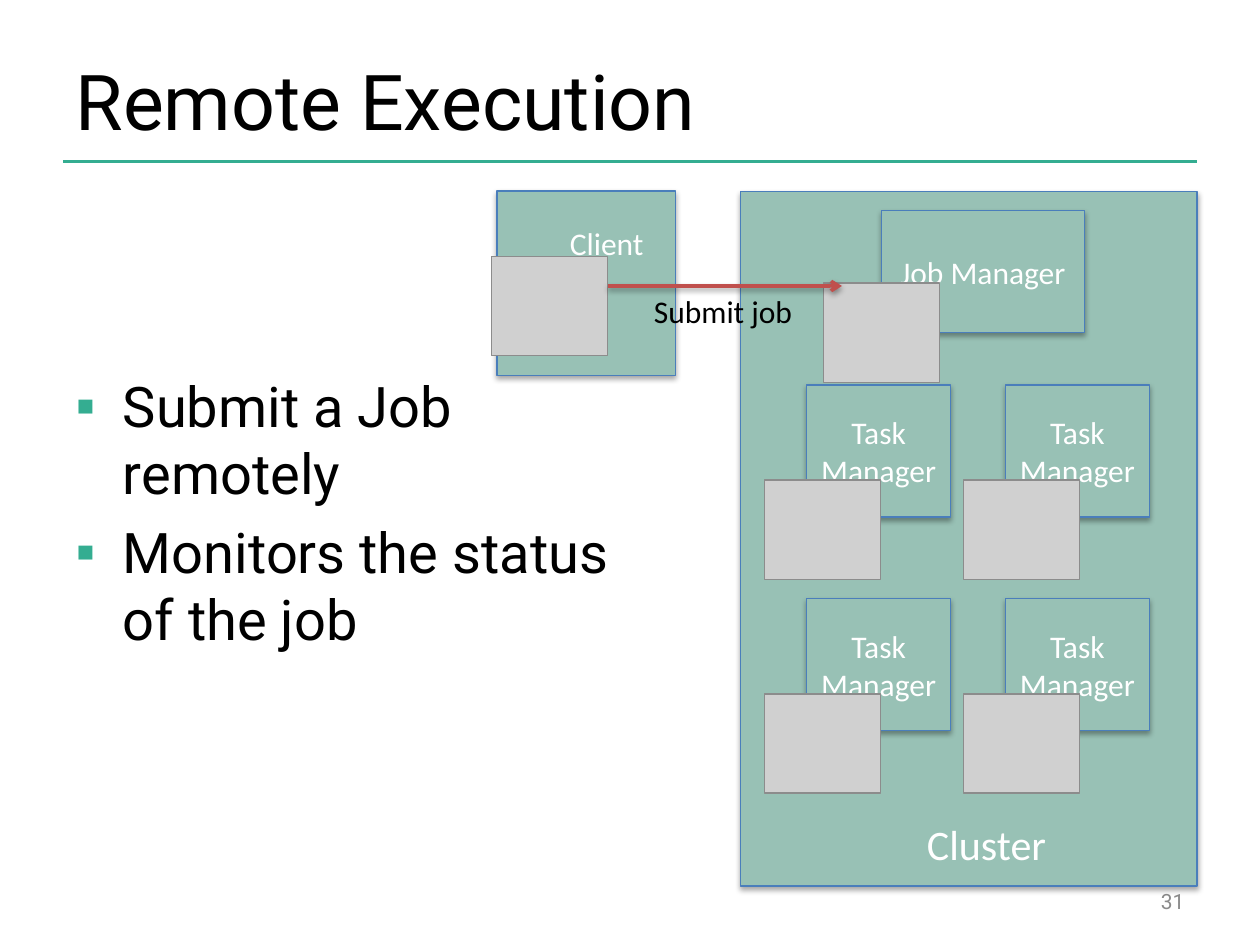
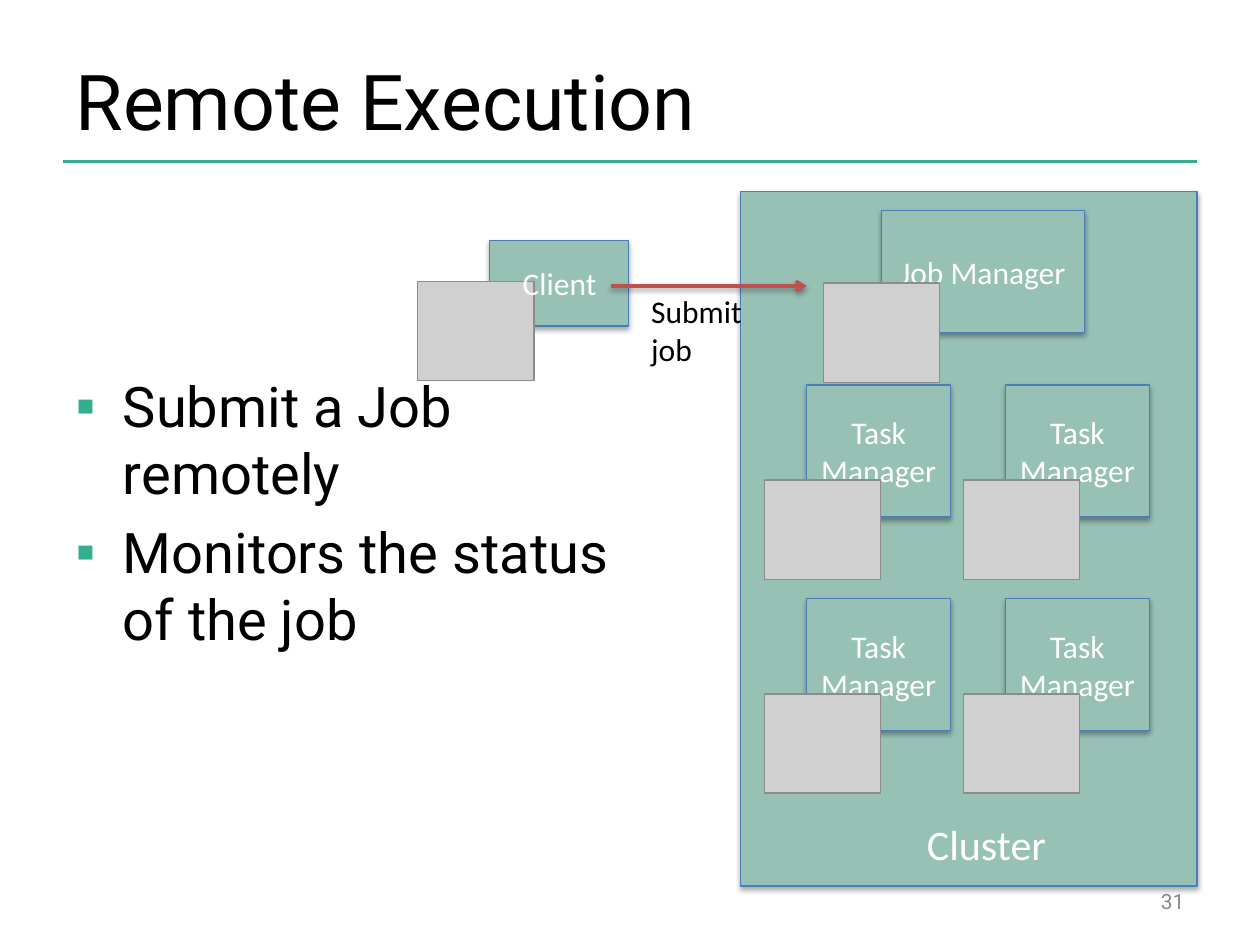
Before and after one commit to dataArtisans/flink-training-web, a slide deck: slide 31 of slides/flink_overview.pptx. Drawn at 1260x945 pixels with LibreOffice and Linux fonts; fonts in the diff are those of the drawing; grey boxes stand for pictures; background and template pictures are left out. Boxes give left, top, right and bottom in pixels: in the first picture for what was removed or moved away, otherwise in the second. Text is boxed around its words. In the diff, an @@ line names an element or a change of style, - is before the commit and + after.

Commit message:
slides: add requested pictures for client and job master

```diff
--- a/slides/flink_overview.pptx
+++ b/slides/flink_overview.pptx
@@ rectangle: place and size @@
-rectangle at box(496, 192, 675, 375)
+rectangle at box(489, 241, 627, 326)
@@ text "Client": place and size @@
-text "Client" at box(570, 233, 644, 263)
+text "Client" at box(523, 273, 597, 303)
@@ picture: place and size @@
-picture at box(491, 257, 607, 357)
+picture at box(418, 281, 534, 381)
@@ arrow moved from (607, 286) - (842, 286) to (611, 286) - (806, 286) @@
@@ text "Submit job" rewrapped from box(654, 297, 792, 331) to box(651, 297, 741, 367) @@
```
Also in this commit, not shown: 3 other slides changed.
